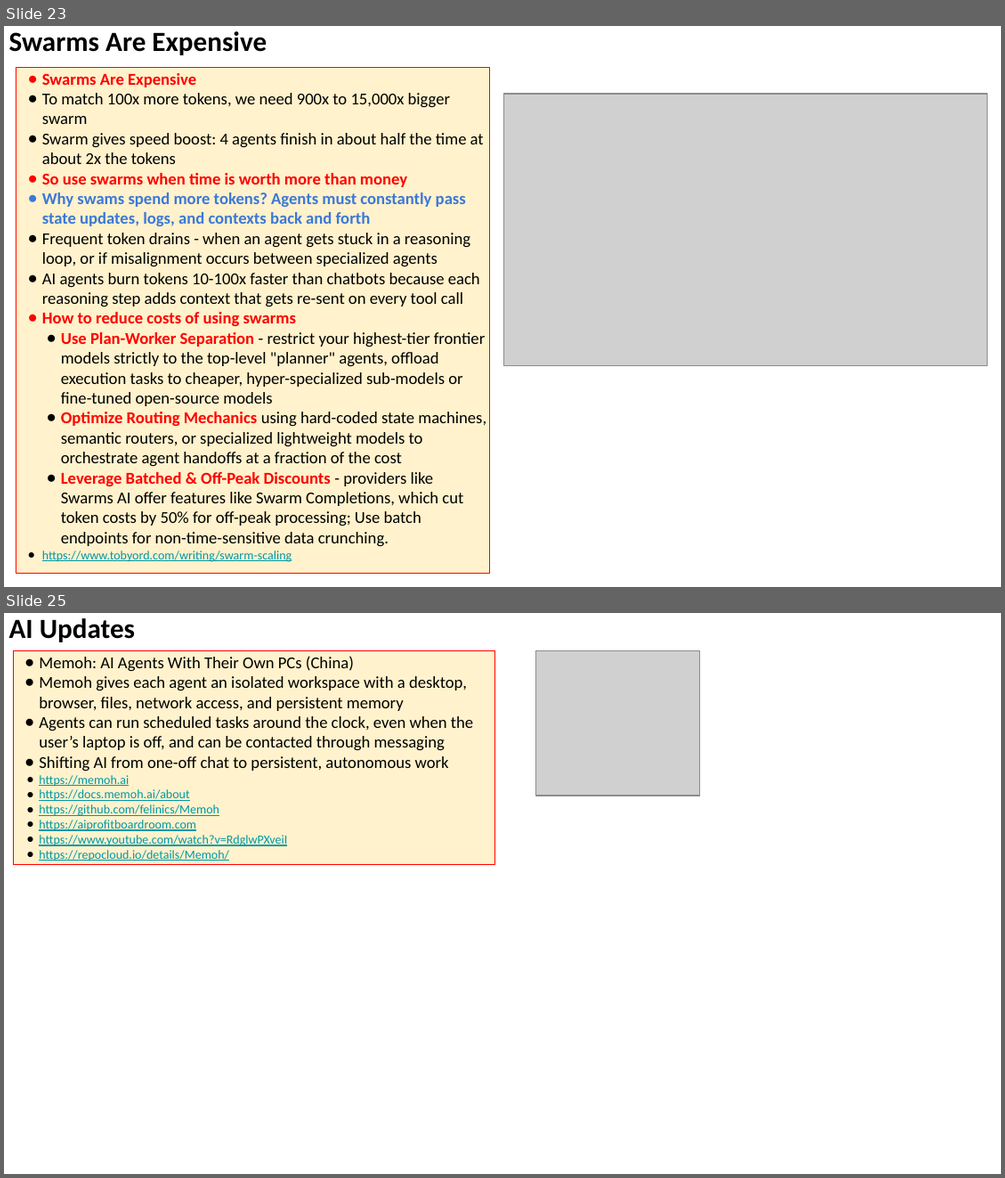
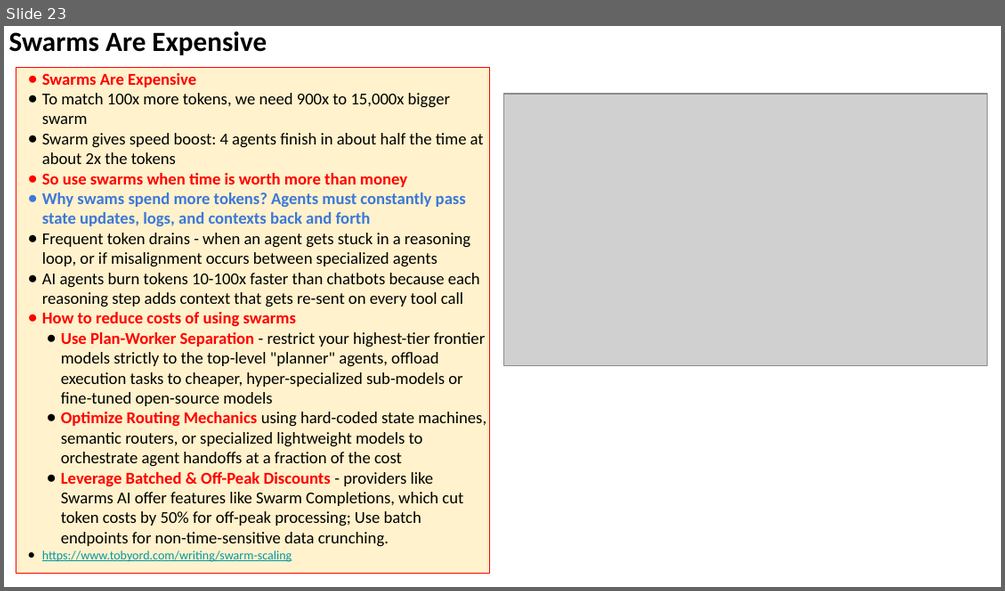
Before and after one commit to lselector/seminar, a slide deck: 2026/2026-09-25-AI-News.pptx. Shown one above the other, each under a label of ours: slides 23 and 25 before the commit, slide 23 after it; the slides between them are not shown. The pictures are 1005x1178 and 1005x591 pixels, drawn with LibreOffice and Linux fonts; fonts in the diff are those of the drawing; grey boxes stand for pictures. Boxes give left, top, right and bottom in pixels: in the first picture for what was removed or moved away, otherwise in the second. Text is boxed around its words. In the diff, an @@ line names an element or a change of style, - is before the commit and + after.

```diff
--- a/2026/2026-09-25-AI-News.pptx
+++ b/2026/2026-09-25-AI-News.pptx
@@ slide 25 removed at [4,613,1001,1174], background #FFFFFF @@
@@ text removed at [9,618,135,642] @@
-AI Updates
@@ rectangle removed at [13,651,494,864] @@
-● Memoh: AI Agents With Their Own PCs (China)
-● Memoh gives each agent an isolated workspace with a desktop, browser, files, network access, and persistent memory
-● Agents can run scheduled tasks around the clock, even when the user’s laptop is off, and can be contacted through messaging
-● Shifting AI from one-off chat to persistent, autonomous work
-● https://memoh.ai
-● https://docs.memoh.ai/about
-● https://github.com/felinics/Memoh
-● https://aiprofitboardroom.com
-● https://www.youtube.com/watch?v=RdglwPXveiI
-● https://repocloud.io/details/Memoh/
@@ picture removed at [535,651,700,795] @@
```
Also in this commit, not shown: 7 slides changed, 7 other slides removed.
